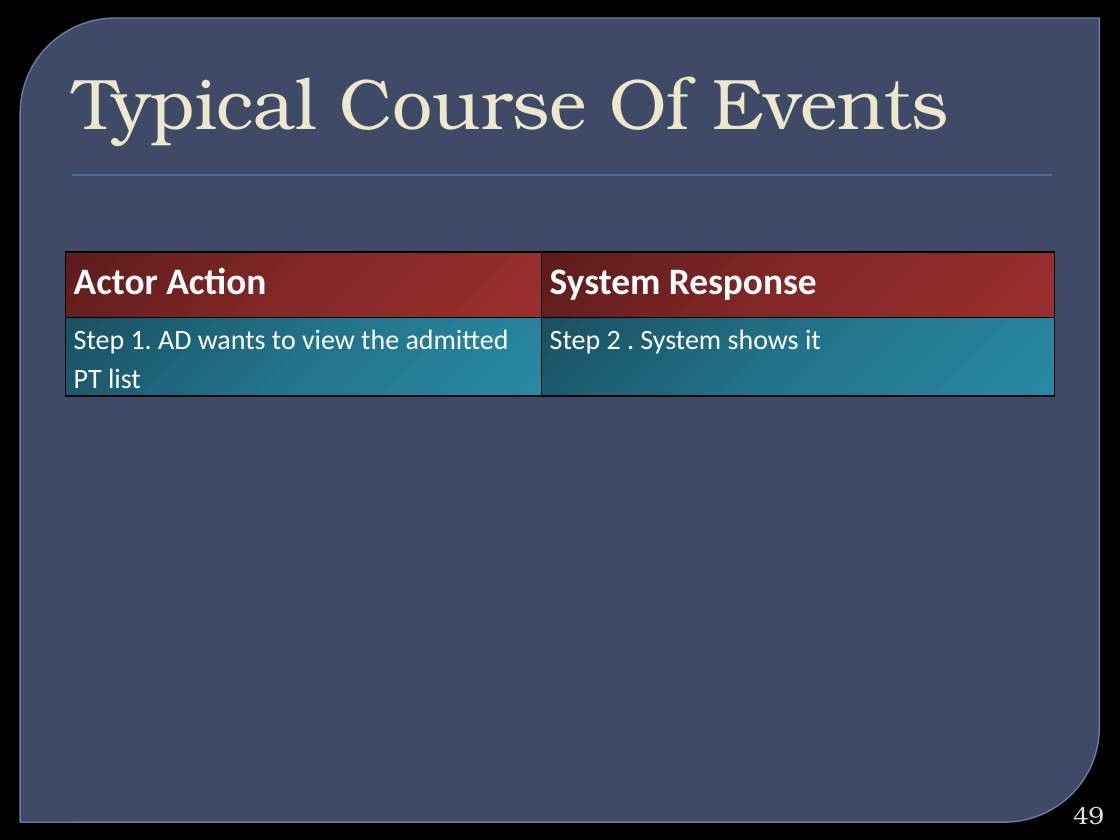
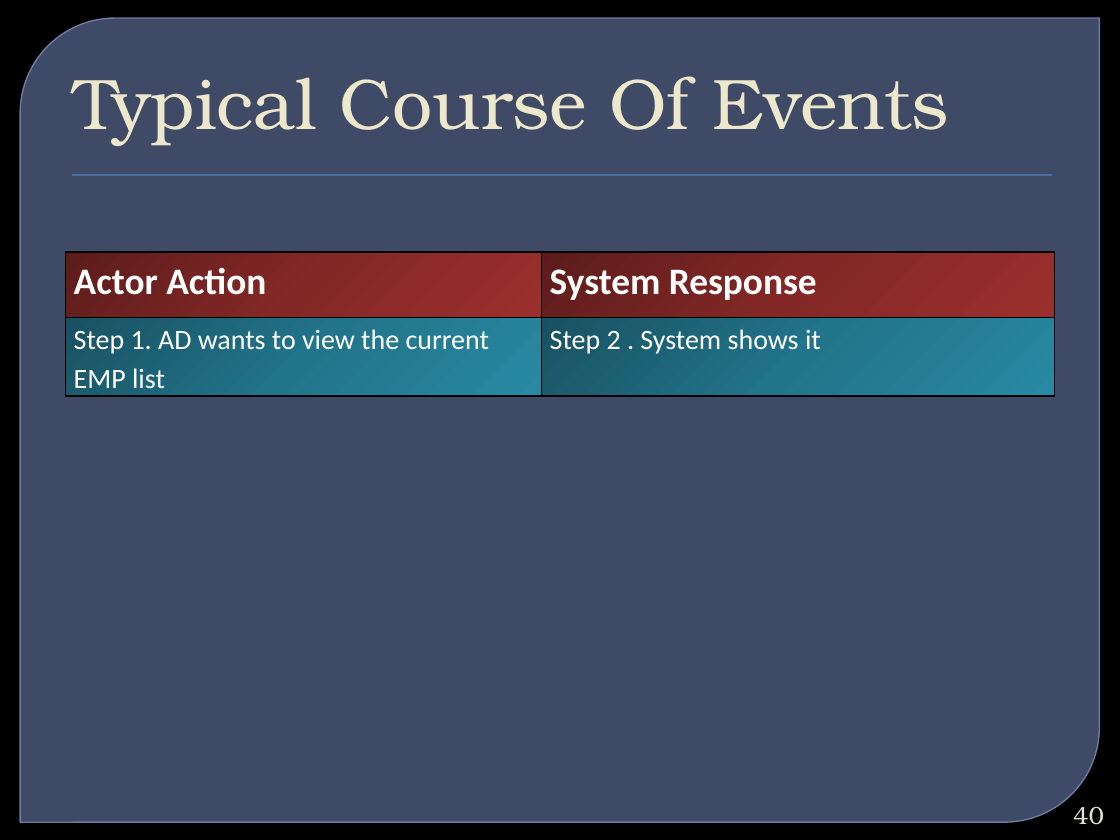
Before and after one commit to bimurtobadhan/CSE308HospitalManagementSystem1005016, a slide deck: slide 40 of Week 2/Hospital Management System.pptx (slide 49 before the commit). Drawn at 1120x840 pixels with LibreOffice and Linux fonts; fonts in the diff are those of the drawing; background and template pictures are left out. Boxes give left, top, right and bottom in pixels: in the first picture for what was removed or moved away, otherwise in the second. Text is boxed around its words. In the diff, an @@ line names an element or a change of style, - is before the commit and + after.

```diff
--- a/Week 2/Hospital Management System.pptx
+++ b/Week 2/Hospital Management System.pptx
@@ table at (x1=65, y1=252, x2=1054, y2=392) @@
-row 2, column 1: Step 1. AD wants to view the admitted PT list
+row 2, column 1: Step 1. AD wants to view the current EMP list
@@ page number at (x1=1073, y1=806, x2=1104, y2=825): text changed @@
-49
+40
```
Also in this commit, not shown: 25 other slides changed, 32 slides removed, 4 other files.
